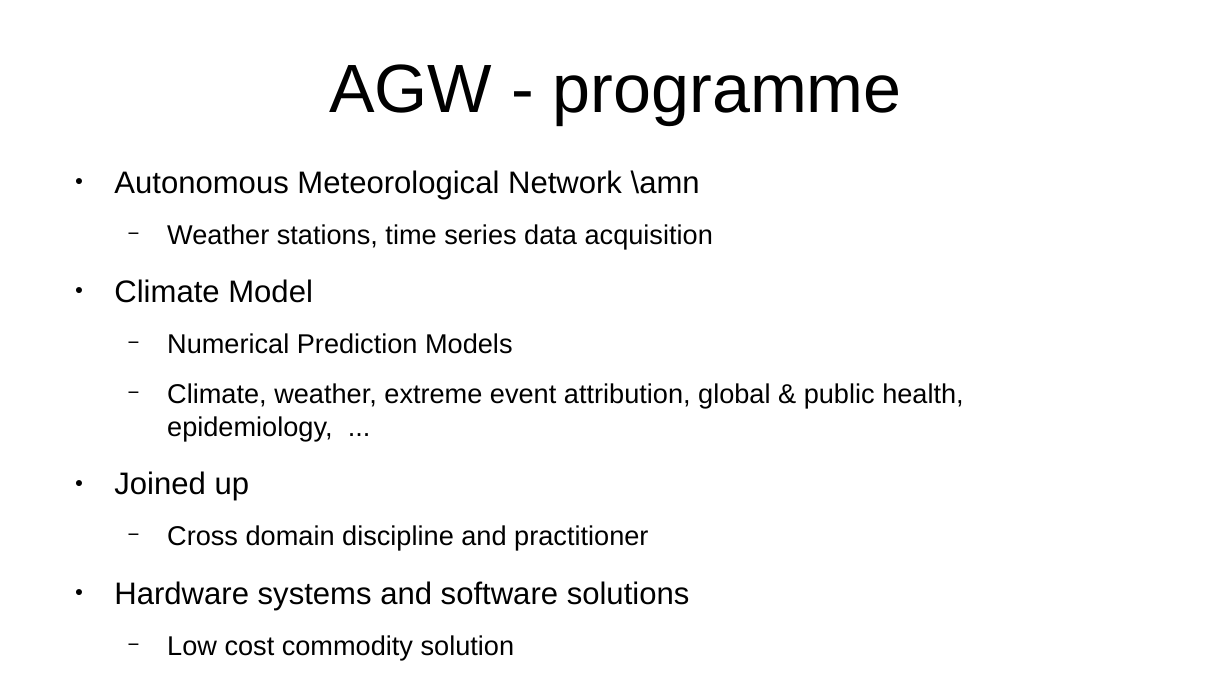
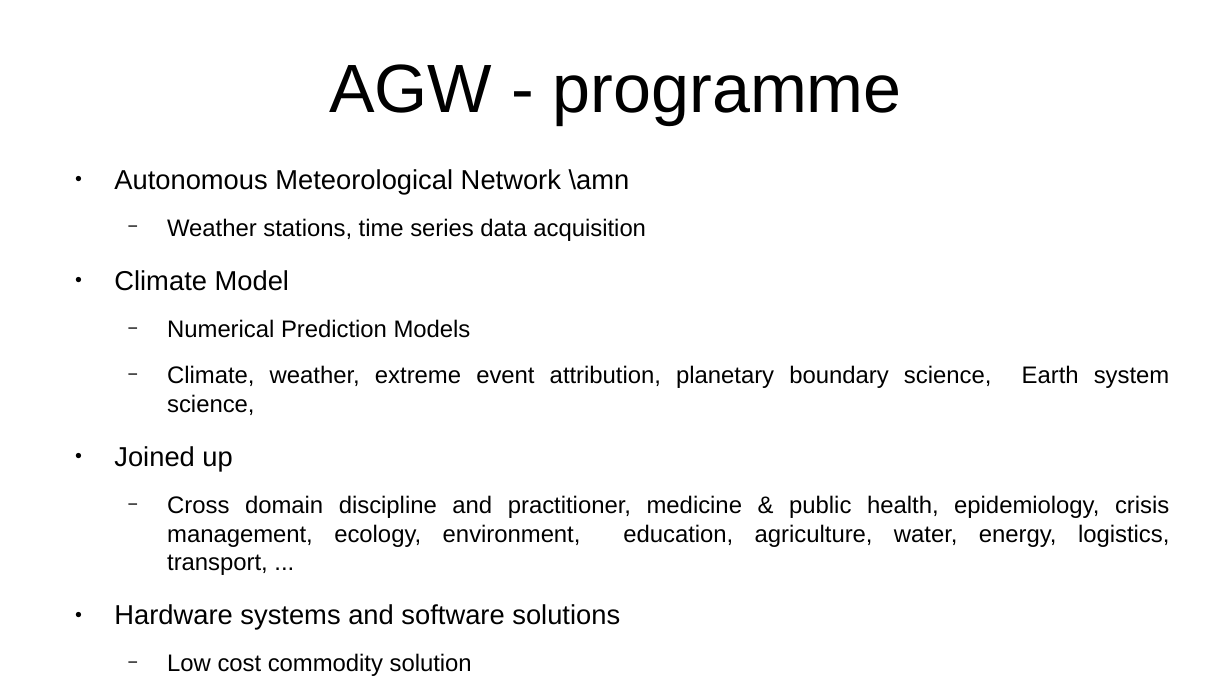
Before and after one commit to YorkEarwaker/Climate-Model, a slide deck: slide 9 of ppm/anthropogenic-global-warming-context.odp. Drawn at 1232x693 pixels with LibreOffice and Linux fonts; fonts in the diff are those of the drawing. Boxes give left, top, right and bottom in pixels: in the first picture for what was removed or moved away, otherwise in the second. Text is boxed around its words. In the diff, an @@ line names an element or a change of style, - is before the commit and + after.

```diff
--- a/ppm/anthropogenic-global-warming-context.odp
+++ b/ppm/anthropogenic-global-warming-context.odp
@@ text at bbox=[114, 169, 630, 676]: size 20 to 17.6 pt in "Autonomous Meteorological Network \amn", "Climate Model", "Joined up", "Hardware systems and software solutions"; size 17.5 to 15.4 pt in "Weather stations, time series data acquisition", "Numerical Prediction Models", "Low cost commodity solution" @@
@@ text at bbox=[167, 365, 1170, 388]: text changed; size 17.5 to 15.4 pt @@
-  − Climate, weather, extreme event attribution, global & public health, epidemiology, ...
+  − Climate, weather, extreme event attribution, planetary boundary science, Earth system science,
@@ text at bbox=[167, 495, 1169, 575]: text changed; size 17.5 to 15.4 pt @@
-  − Cross domain discipline and practitioner
+  − Cross domain discipline and practitioner, medicine & public health, epidemiology, crisis management, ecology, environment, education, agriculture, water, energy, logistics, transport, ...
```
Also in this commit, not shown: 1 other slide changed, 2 slides added.
